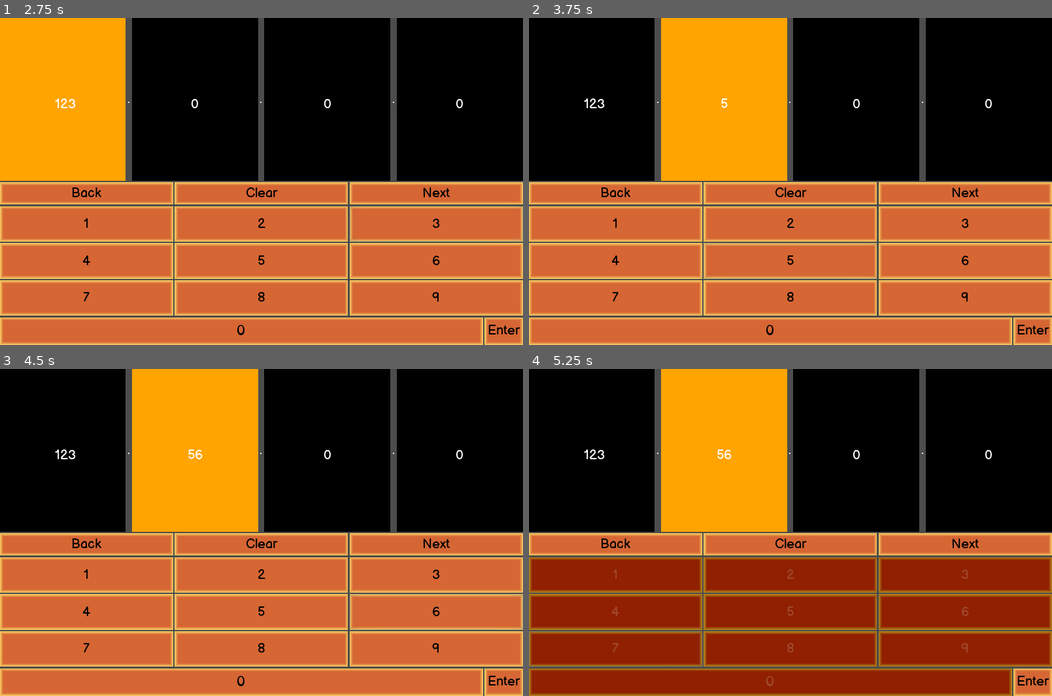
Above: before the commit, frames 1-4 (two rows, left to right).
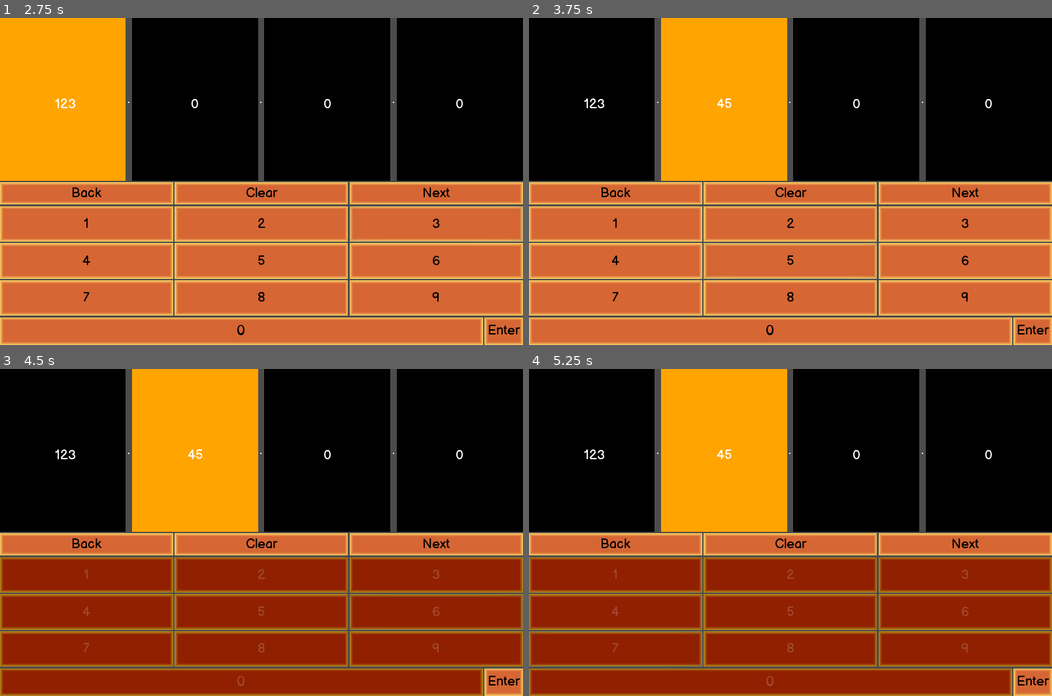
Above: after the commit, the same moments.

Repository: RaccoonHandsProductions/CanningSeason
Game: Godot game, scene res://UI/IPEntryControl.tscn
Same seed, same stepped clock (60 frames per second), same inputs: the game is played once before the commit and once after it. This scene is started directly instead of the project's main scene.
Inputs (mouse positions are in pixels of both pictures, inside the frame that each line leads up to):
- Up to frame 1 (2.75 s): click "1" at 0.5 s; click "2" at 1.25 s; click "3" at 2 s
- Up to frame 2 (3.75 s): click "4" at 2.75 s; click "5" at 3.5 s
- Up to frame 3 (4.5 s): click "6" at 4.25 s
- Up to frame 4 (5.25 s): click (617, 650) at 5 s, where only the run before the commit has a clickable "7"

Frame 1 is identical in both runs. In frame 2, less than 0.1% of the frame differs, in the area x 35-39%, y 24-28%; in frame 3, 40%, in the area x 0-100%, y 24-100%; in frame 4, less than 0.1%.

Commit message:
Added 0 start value

Diff:
--- a/project/UI/IPEntryControl.gd
+++ b/project/UI/IPEntryControl.gd
@@ -77,5 +77,11 @@
 		else:
 			toggle_number_buttons_disabled(true)
 	else:
-		ip_octet = ""
-		_on_NextBoxPriority_pressed()
+		if validate_octet(ip_octet):
+			ip_octet = ""
+			ip_octet += str(num)
+			_on_NextBoxPriority_pressed()
+			_update_field_label(ip_octet)
+		else:
+			ip_octet = ""
+			_on_NextBoxPriority_pressed()
